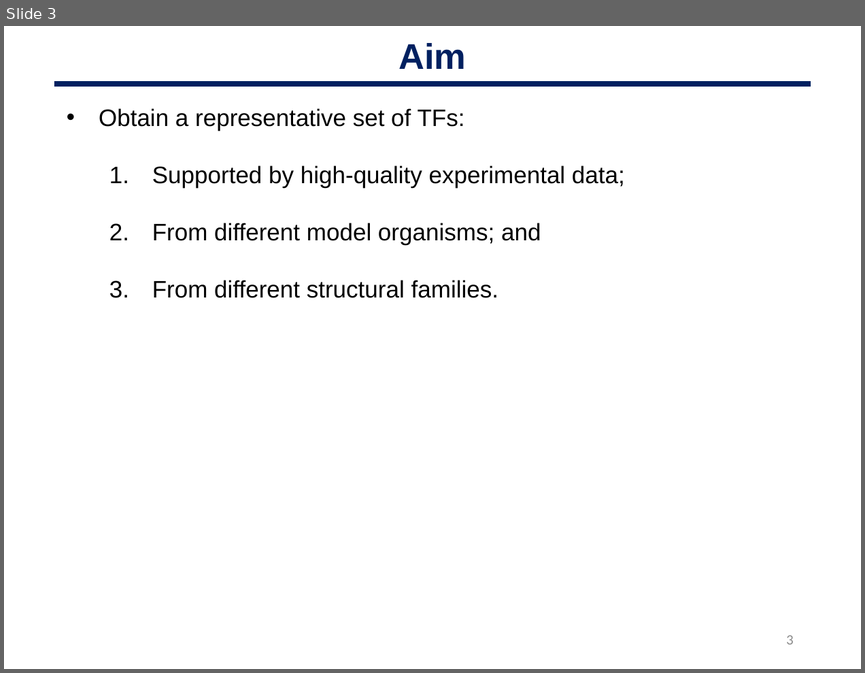
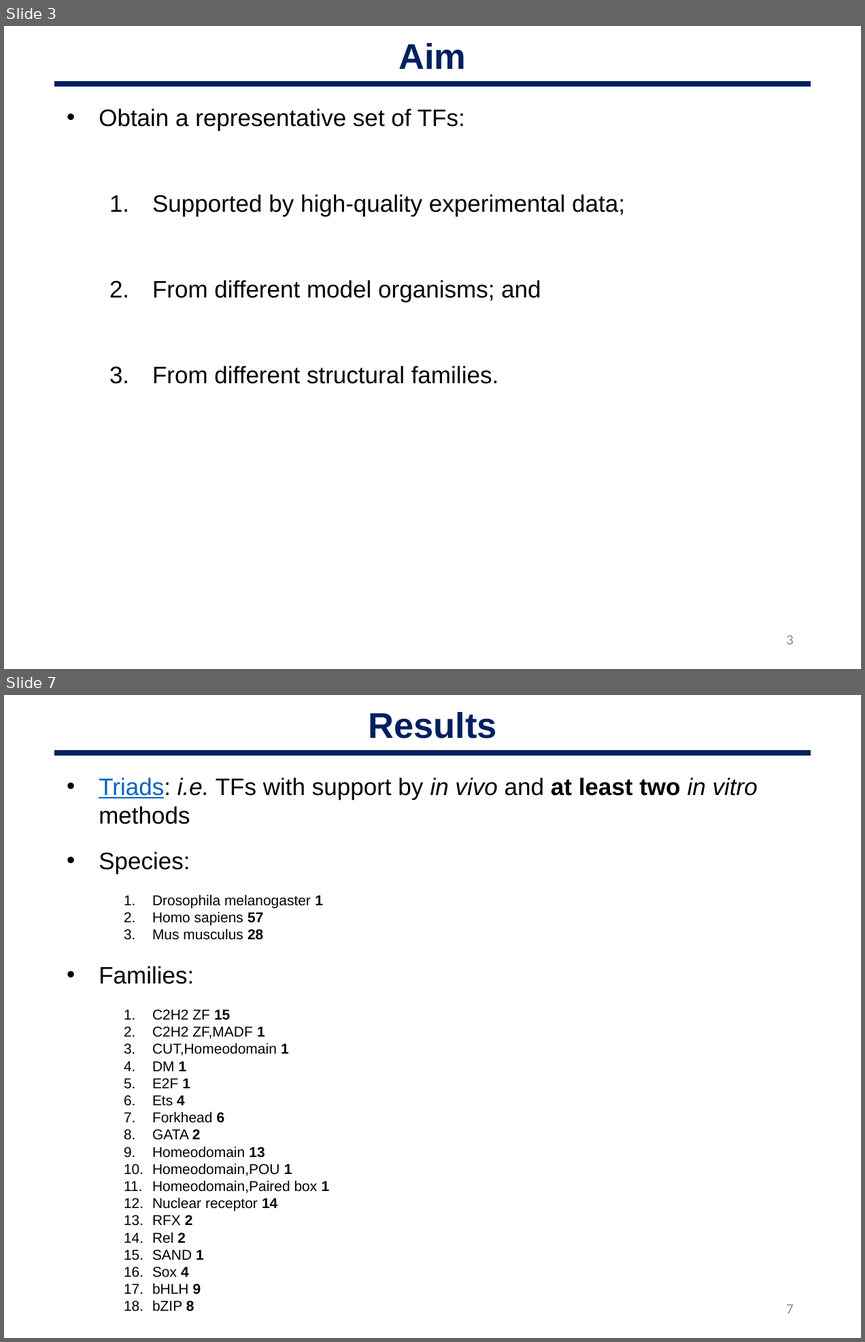
Before and after one commit to oriolfornes/GRECO-BIT-TFBS-annotations, a slide deck: Slides/OF_200218_GREEKC.pptx. Shown one above the other, each under a label of ours: slide 3 before the commit, slides 3 and 7 after it; the slides between them are not shown. The pictures are 865x673 and 865x1342 pixels, drawn with LibreOffice and Linux fonts; fonts in the diff are those of the drawing. Boxes give left, top, right and bottom in pixels: in the first picture for what was removed or moved away, otherwise in the second. Text is boxed around its words. In the diff, an @@ line names an element or a change of style, - is before the commit and + after.

```diff
--- a/Slides/OF_200218_GREEKC.pptx
+++ b/Slides/OF_200218_GREEKC.pptx
@@ slide 7 added at (4,695,861,1338), background #FFFFFF @@
@@ text added at (368,712,496,739), 30 pt, text #002060, bold @@
+Results
@@ line added from (54, 753) to (810, 753), #002060 4.5 pt @@
@@ text added at (99,777,757,1311), 12 pt, text #000000 @@
+• Triads: i.e. TFs with support by in vivo and at least two in vitro methods
+• Species:
+1. Drosophila melanogaster 1
+2. Homo sapiens 57
+3. Mus musculus 28
+• Families:
+1. C2H2 ZF 15
+2. C2H2 ZF,MADF 1
+3. CUT,Homeodomain 1
+4. DM 1
+5. E2F 1
+6. Ets 4
+7. Forkhead 6
+8. GATA 2
+9. Homeodomain 13
+10. Homeodomain,POU 1
+11. Homeodomain,Paired box 1
+12. Nuclear receptor 14
+13. RFX 2
+14. Rel 2
+15. SAND 1
+16. Sox 4
+17. bHLH 9
+18. bZIP 8
@@ page number added at (786,1304,793,1313), 12 pt, text #888888 @@
+7
@@ slide 3 changed as well @@
@@ text "Obtain a representative set of ..." rewrapped from (99,108,625,298) to (99,108,625,384) @@
```
Also in this commit, not shown: 2 other slides changed, 5 other slides added, 10 slides removed, 2 other files.
